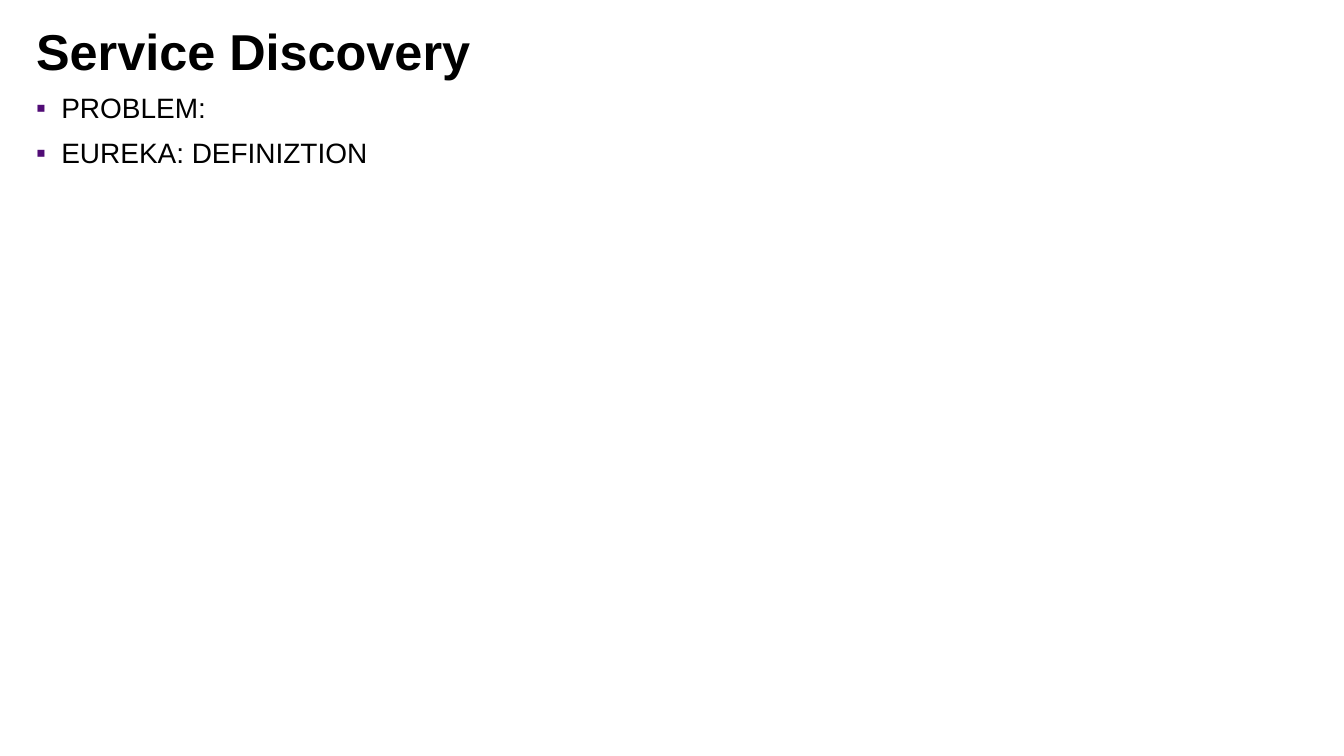
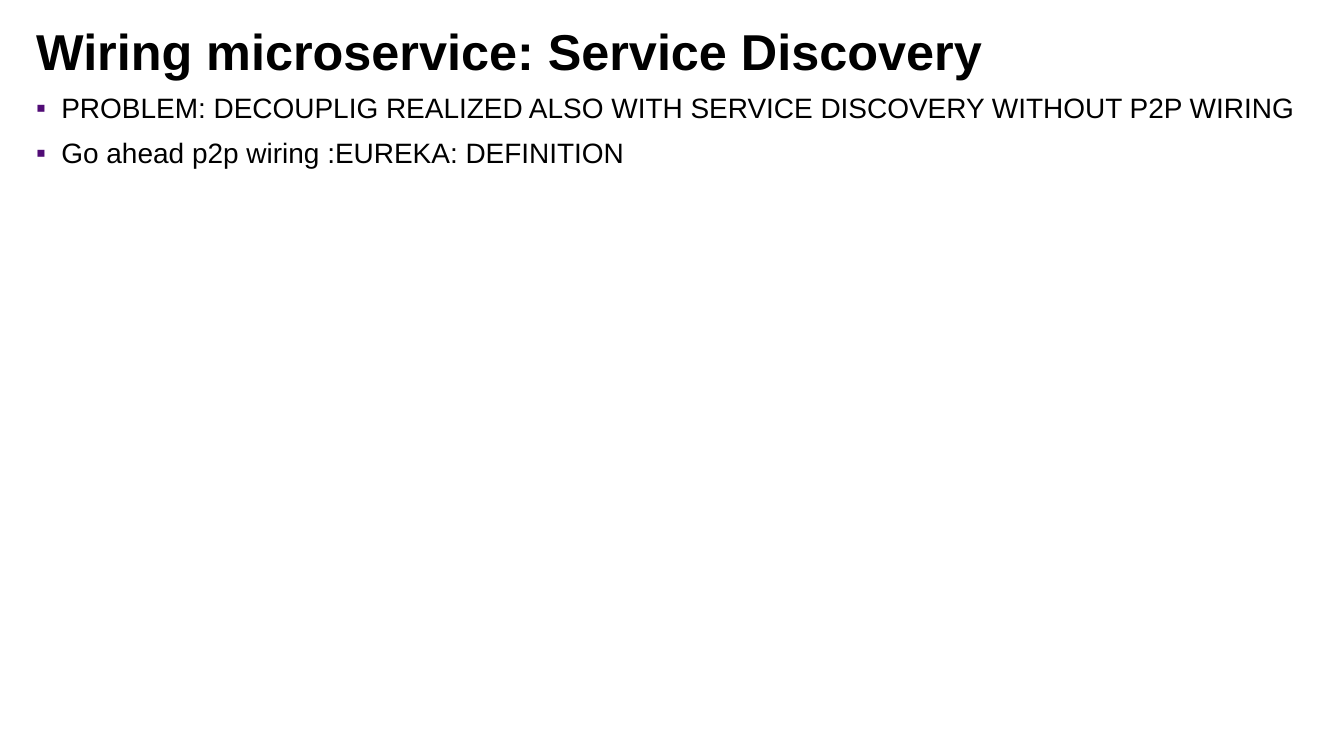
Before and after one commit to lbennardis/microS_code2016_DOCS, a slide deck: slide 27 of luigiBennardisMicroservices.pptx. Drawn at 1344x756 pixels with LibreOffice and Linux fonts; fonts in the diff are those of the drawing; background and template pictures are left out. Boxes give left, top, right and bottom in pixels: in the first picture for what was removed or moved away, otherwise in the second. Text is boxed around its words. In the diff, an @@ line names an element or a change of style, - is before the commit and + after.

```diff
--- a/luigiBennardisMicroservices.pptx
+++ b/luigiBennardisMicroservices.pptx
@@ title at <box>36,33,982,80</box>: text changed @@
-Service Discovery
+Wiring microservice: Service Discovery
@@ text at <box>61,98,1294,168</box>: text changed @@
-▪ PROBLEM:
-▪ EUREKA: DEFINIZTION
+▪ PROBLEM: DECOUPLIG REALIZED ALSO WITH SERVICE DISCOVERY WITHOUT P2P WIRING
+▪ Go ahead p2p wiring :EUREKA: DEFINITION
```
Also in this commit, not shown: 4 other slides changed, 1 other file.
